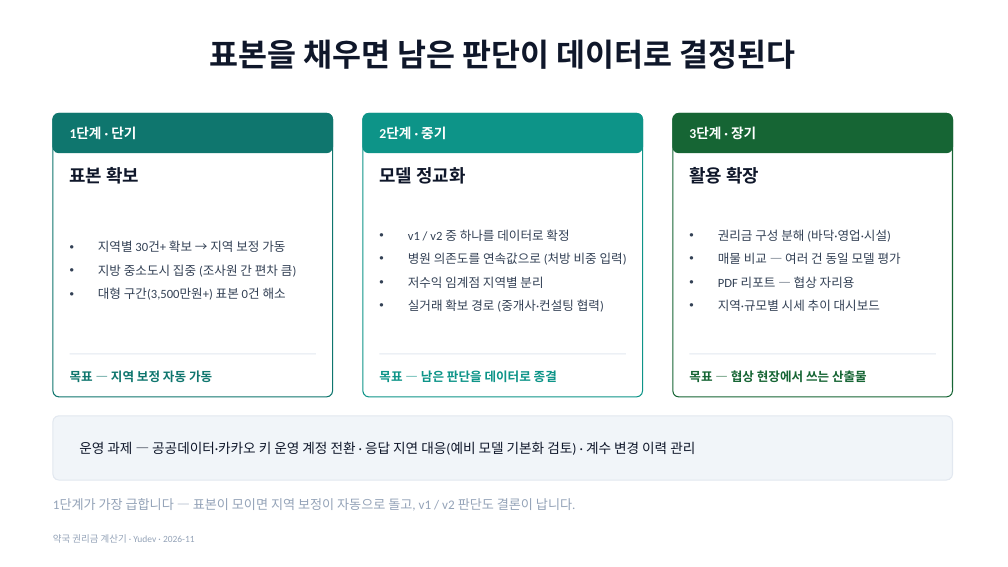
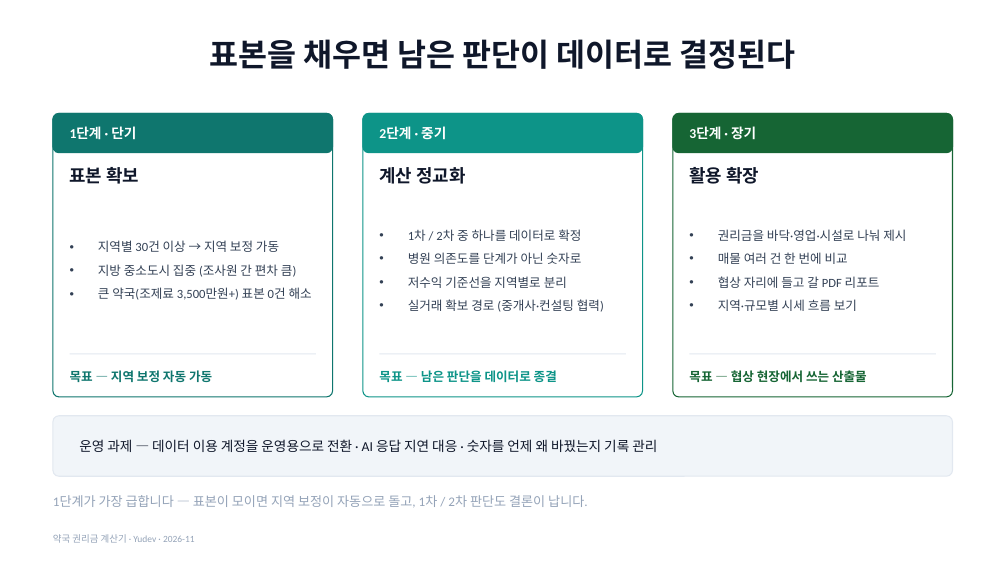
Before and after one commit to YUSEONCHUN/calculating, a slide deck: slide 21 of doc/slides/권리금계산기_프로젝트.pptx. Drawn at 1008x567 pixels with LibreOffice and Linux fonts; fonts in the diff are those of the drawing. Boxes give left, top, right and bottom in pixels: in the first picture for what was removed or moved away, otherwise in the second. Text is boxed around its words. In the diff, an @@ line names an element or a change of style, - is before the commit and + after.

```diff
--- a/doc/slides/권리금계산기_프로젝트.pptx
+++ b/doc/slides/권리금계산기_프로젝트.pptx
@@ text at (379,167,465,184): text changed @@
-모델 정교화
+계산 정교화
@@ text at (408,229,582,288): text changed @@
-• v1 / v2 중 하나를 데이터로 확정
-• 병원 의존도를 연속값으로 (처방 비중 입력)
-• 저수익 임계점 지역별 분리
+• 1차 / 2차 중 하나를 데이터로 확정
+• 병원 의존도를 단계가 아닌 숫자로
+• 저수익 기준선을 지역별로 분리
@@ text at (718,229,906,311): text changed @@
-• 권리금 구성 분해 (바닥·영업·시설)
-• 매물 비교 — 여러 건 동일 모델 평가
-• PDF 리포트 — 협상 자리용
-• 지역·규모별 시세 추이 대시보드
+• 권리금을 바닥·영업·시설로 나눠 제시
+• 매물 여러 건 한 번에 비교
+• 협상 자리에 들고 갈 PDF 리포트
+• 지역·규모별 시세 흐름 보기
@@ text at (98,240,279,252): text changed @@
-• 지역별 30건+ 확보 → 지역 보정 가동
+• 지역별 30건 이상 → 지역 보정 가동
@@ text at (98,287,312,300): text changed @@
-• 대형 구간(3,500만원+) 표본 0건 해소
+• 큰 약국(조제료 3,500만원+) 표본 0건 해소
@@ rounded rectangle: place and size @@
-rounded rectangle at (53,416,953,480)
+rounded rectangle at (53,416,953,476)
@@ rounded rectangle at (53,416,953,476): proportions changed @@
@@ text at (79,439,657,452): text changed @@
-운영 과제 — 공공데이터·카카오 키 운영 계정 전환 · 응답 지연 대응(예비 모델 기본화 검토) · 계수 변경 이력 관리
+운영 과제 — 데이터 이용 계정을 운영용으로 전환 · AI 응답 지연 대응 · 숫자를 언제 왜 바꿨는지 기록 관리
@@ text at (53,495,587,507): text changed @@
-1단계가 가장 급합니다 — 표본이 모이면 지역 보정이 자동으로 돌고, v1 / v2 판단도 결론이 납니다.
+1단계가 가장 급합니다 — 표본이 모이면 지역 보정이 자동으로 돌고, 1차 / 2차 판단도 결론이 납니다.
```
Also in this commit, not shown: 18 other slides changed, 3 slides added, 2 slides removed, 5 other files.
